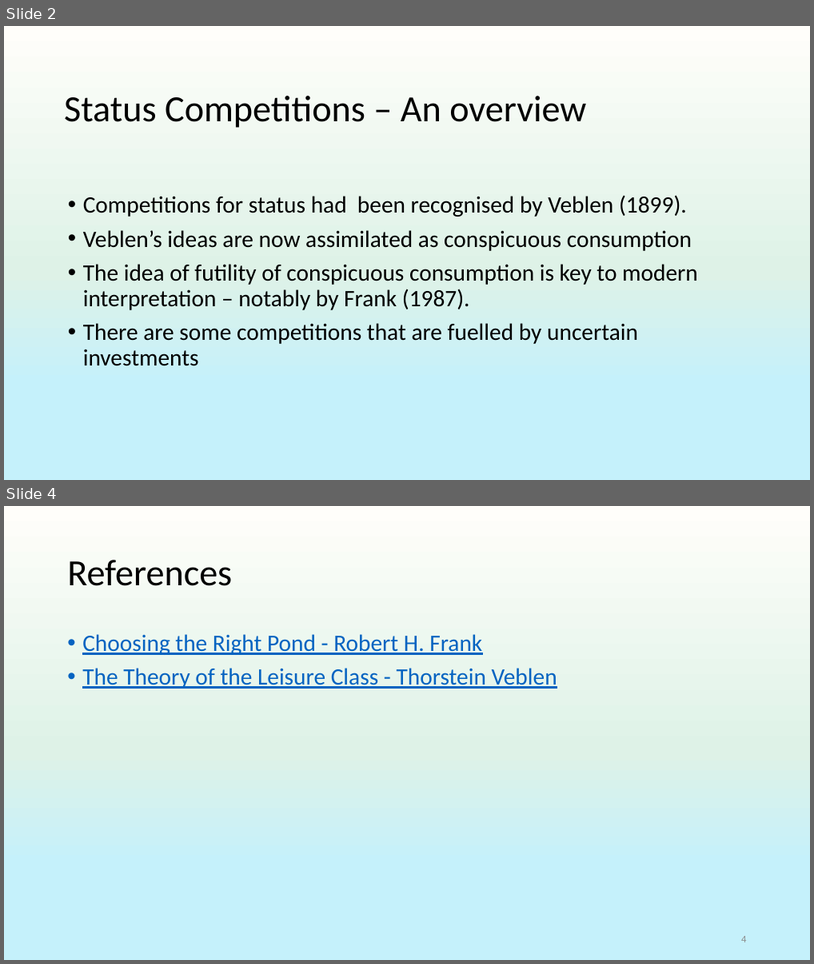
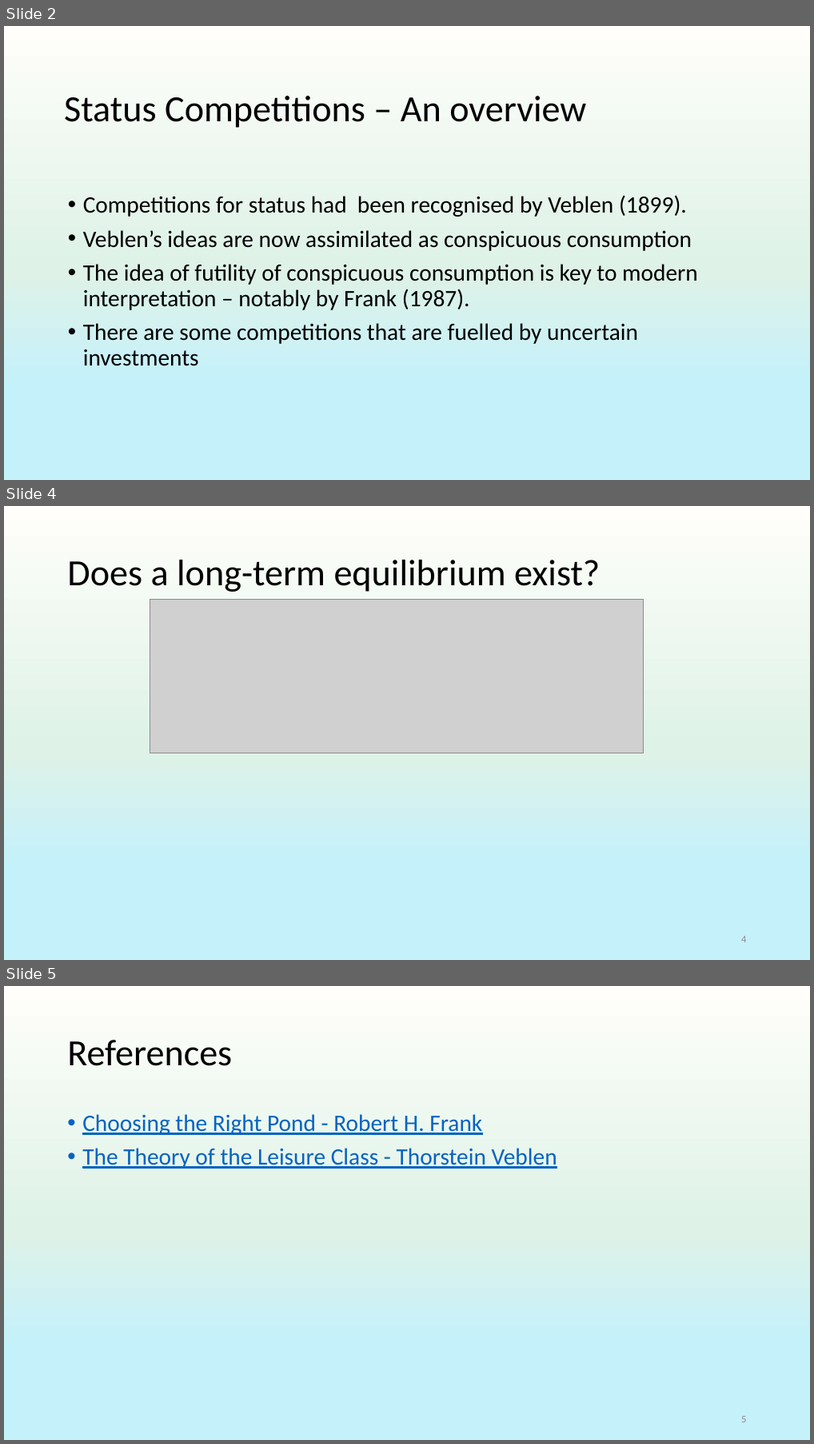
Before and after one commit to anuragr81/research, a slide deck: consumption/presentationJun2022.pptx. Shown one above the other, each under a label of ours: slides 2 and 4 before the commit, slides 2, 4 and 5 after it; the slides between them are not shown. The pictures are 814x964 and 814x1444 pixels, drawn with LibreOffice and Linux fonts; fonts in the diff are those of the drawing; grey boxes stand for pictures; background and template pictures are left out. Boxes give left, top, right and bottom in pixels: in the first picture for what was removed or moved away, otherwise in the second. Text is boxed around its words. In the diff, an @@ line names an element or a change of style, - is before the commit and + after.

Commit message:
Adding presentation 2022.

```diff
--- a/consumption/presentationJun2022.pptx
+++ b/consumption/presentationJun2022.pptx
@@ slide 4 added at [4,506,810,960], background gradient #C5F1FB to #FFFEFA to #DEF2E7 to #FDF8E0 @@
@@ title added at [67,560,600,592], 33 pt, text #000000 @@
+Does a long-term equilibrium exist?
@@ picture added at [150,600,643,753] @@
@@ page number added at [742,936,746,942], 9 pt, text #8C8C8C @@
+4
@@ what was slide 4 is now slide 5 @@
@@ page number at [742,1416,746,1422]: text changed @@
-4
+5
```
Also in this commit, not shown: 1 slide changed.
